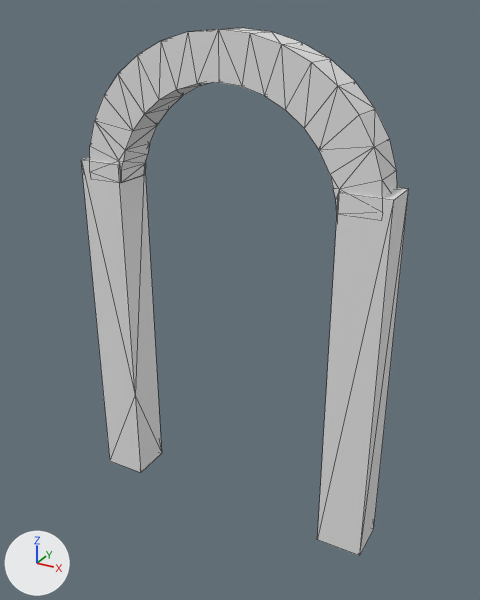
An edit to the OBJ model game/models/arch.obj, drawn before and after from the same camera.
Both versions are drawn from a 50 mm lens placed at (3.81, -6.71, 6.32), pointed at (0.11, 0.03, 2.95). Every picture has the same lights, and +X, +Y and +Z are marked at lower left. Mesh edges are drawn as thin lines. Where no turn or scale is listed for an object, it has been applied to the vertices.

Objects in the first picture: 'Archway_Cube.001'.
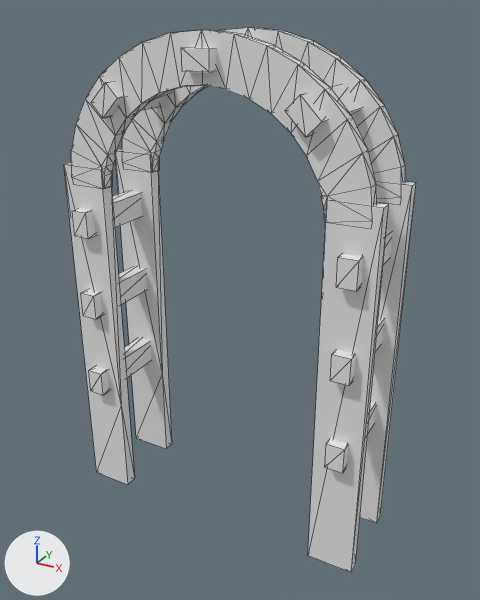
Where the change shows, as pixel boxes (x1, y1, x2, y2) in the pictures (480 x 600 px; the box of a moved part takes in the faces that stretch with it):
```json
{"object": "Archway_Cube.001", "change": "reshaped", "before": [81, 28, 409, 556], "after": [64, 27, 416, 572], "on screen": "7% wider"}
{"part": 1, "of": "me_archway_cube_001", "change": "added", "after": [89, 338, 151, 395]}
{"part": 2, "of": "me_archway_cube_001", "change": "added", "after": [81, 266, 147, 319]}
{"part": 3, "of": "me_archway_cube_001", "change": "added", "after": [72, 191, 143, 238]}
{"part": 4, "of": "me_archway_cube_001", "change": "added", "after": [360, 182, 416, 523]}
{"part": 5, "of": "me_archway_cube_001", "change": "moved or reshaped", "before": [90, 28, 397, 213], "after": [122, 27, 405, 184]}
{"part": 6, "of": "me_archway_cube_001", "change": "added", "after": [325, 401, 376, 473]}
{"part": 7, "of": "me_archway_cube_001", "change": "added", "after": [330, 318, 384, 386]}
{"part": 8, "of": "me_archway_cube_001", "change": "added", "after": [336, 230, 393, 291]}
{"part": 9, "of": "me_archway_cube_001", "change": "added", "after": [181, 47, 216, 72]}
{"part": 10, "of": "me_archway_cube_001", "change": "added", "after": [308, 200, 389, 572]}
{"part": 11, "of": "me_archway_cube_001", "change": "added", "after": [71, 30, 377, 222]}
{"part": 12, "of": "me_archway_cube_001", "change": "deleted", "before": [317, 187, 409, 556]}
{"part": 13, "of": "me_archway_cube_001", "change": "built on", "before": [81, 157, 162, 473], "after": [64, 81, 362, 485]}
```

Scene script edits in JSON lines:
```json
{"block": "me_archway_cube_001", "where": "# used by ob_archway_cube_001; location = (0.0, 0.0, 0.0)"}
{"op": "remove", "block": "me_archway_cube_001", "code": "me_archway_cube_001.from_pydata(...)  # 107 vertices, 202 faces; spans x -2.02..2.02, y -0.27..0.27, z -0.1..6.12"}
{"op": "add", "block": "me_archway_cube_001", "code": "me_archway_cube_001.from_pydata(...)  # 286 vertices, 512 faces; spans x -2.02..2.02, y -0.72..0.72, z -0.1..6.12"}
{"block": "me_archway_cube_001", "change": "me_archway_cube_001 part 1: a new loose piece, a box spanning x -1.85..-1.62, y -0.72..0.72, z 1.45..1.77"}
{"block": "me_archway_cube_001", "change": "me_archway_cube_001 part 2: a new loose piece, a box spanning x -1.85..-1.62, y -0.72..0.72, z 2.6..2.93"}
{"block": "me_archway_cube_001", "change": "me_archway_cube_001 part 3: a new loose piece, a box spanning x -1.85..-1.62, y -0.72..0.72, z 3.71..4.03"}
{"block": "me_archway_cube_001", "change": "me_archway_cube_001 part 4: a new loose piece, a box spanning x 1.44..2.02, y 0.4..0.56, z -0.1..4.56"}
{"block": "me_archway_cube_001", "change": "me_archway_cube_001 part 5: the loose piece of 90 vertices spanning x -1.92..1.92, y -0.25..0.25, z 4.33..6.12 is scaled about its middle by (1, 0.301, 1), then moved by (0.0, 0.48, 0.0)"}
{"block": "me_archway_cube_001", "change": "me_archway_cube_001 part 6: a new loose piece, a box spanning x 1.64..1.86, y -0.72..0.72, z 1.45..1.77"}
{"block": "me_archway_cube_001", "change": "me_archway_cube_001 part 7: a new loose piece, a box spanning x 1.64..1.86, y -0.72..0.72, z 2.6..2.93"}
{"block": "me_archway_cube_001", "change": "me_archway_cube_001 part 8: a new loose piece, a box spanning x 1.64..1.86, y -0.72..0.72, z 3.71..4.03"}
{"block": "me_archway_cube_001", "change": "me_archway_cube_001 part 9: a new loose piece, a box spanning x -0.16..0.17, y -0.72..0.72, z 5.73..5.95"}
{"block": "me_archway_cube_001", "change": "me_archway_cube_001 part 10: a new loose piece, a box spanning x 1.44..2.02, y -0.59..-0.43, z -0.1..4.56"}
{"block": "me_archway_cube_001", "change": "me_archway_cube_001 part 11: the loose piece of 90 vertices spanning x -1.92..1.92, y -0.25..0.25, z 4.33..6.12 is copied, and the copy is scaled about its middle by (1, 0.301, 1), then moved by (0.0, -0.51, 0.0); it spans x -1.92..1.92, y -0.58..-0.43, z 4.33..6.12"}
{"block": "me_archway_cube_001", "change": "me_archway_cube_001 part 12: the loose piece of 8 vertices spanning x 1.44..2.02, y -0.27..0.27, z -0.1..4.56 is deleted"}
{"block": "me_archway_cube_001", "change": "me_archway_cube_001 part 13"}
{"block": "me_archway_cube_001", "change": "9 vertices are removed from x -2.02..-1.44, y -0.27..0.27, z -0.1..4.56"}
{"block": "me_archway_cube_001", "change": "14 faces are deleted"}
{"block": "me_archway_cube_001", "change": "18 vertices are added at x -2.02..1.4, y -0.72..0.56, z -0.1..5.57"}
{"block": "me_archway_cube_001", "change": "8 new vertices lie (0.58, 0.0, 0.0) away from vertices in x -2.02, y -0.59..0.56, z -0.1..4.56"}
{"block": "me_archway_cube_001", "change": "8 new vertices lie (0.0, 1.44, 0.0) away from vertices in x -1.4..1.4, y -0.72, z 5.19..5.57"}
{"block": "me_archway_cube_001", "change": "52 new faces join them"}
```
